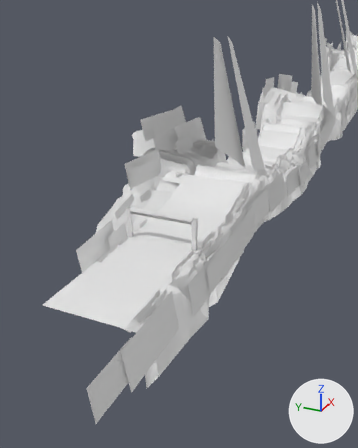
Before and after pictures for a commit that changed the FBX model Assets/Map/Models/Theme_01/Forest_13.fbx.
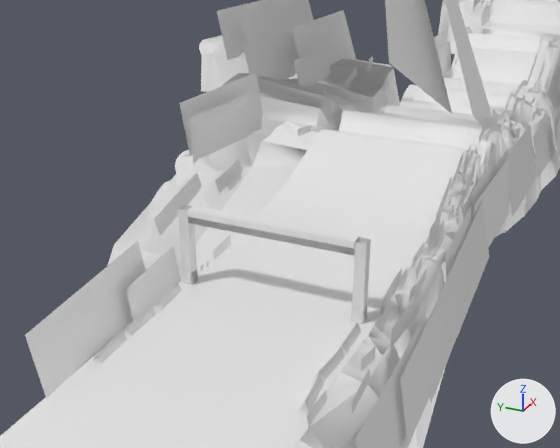
Each version appears first from a 50 mm lens placed at (-44.6, -28.4, 38.4), pointed at (25.4, 3.1, 3.4), and next in a close-up from a 50 mm lens placed at (-16.2, -13.0, 25.6), pointed at (25.1, 5.5, 5.0). Lighting does not change. The marker at lower right points along +X, +Y and +Z. Where no turn or scale is listed for an object, it has been applied to the vertices.

In view in the first close-up: 'Ground_01', 'Label_01', 'Light_01', 'Mountain_01', 'Start_01', 'Tree_01'.
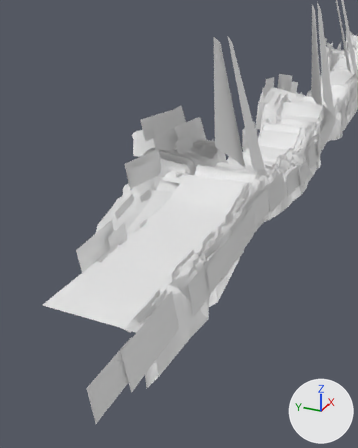
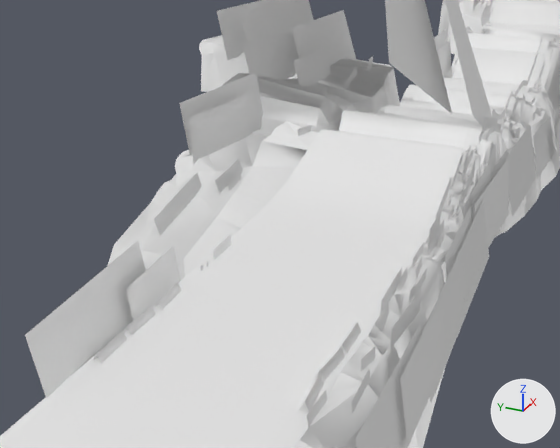
Location of each change, [x1, y1, x2, y2] in pixels of the close-ups (560 x 448 px):
'Start_01', deleted: before [178, 205, 371, 324]
    faces in mat_label_mat_01 (white #e7e7e7): [181, 206, 367, 324]
    faces in mat_leak_mat_01 (white #e7e7e7): [178, 205, 371, 312]

What the commit changed:
Object 'Start_01' (ob_start_01) is deleted.
